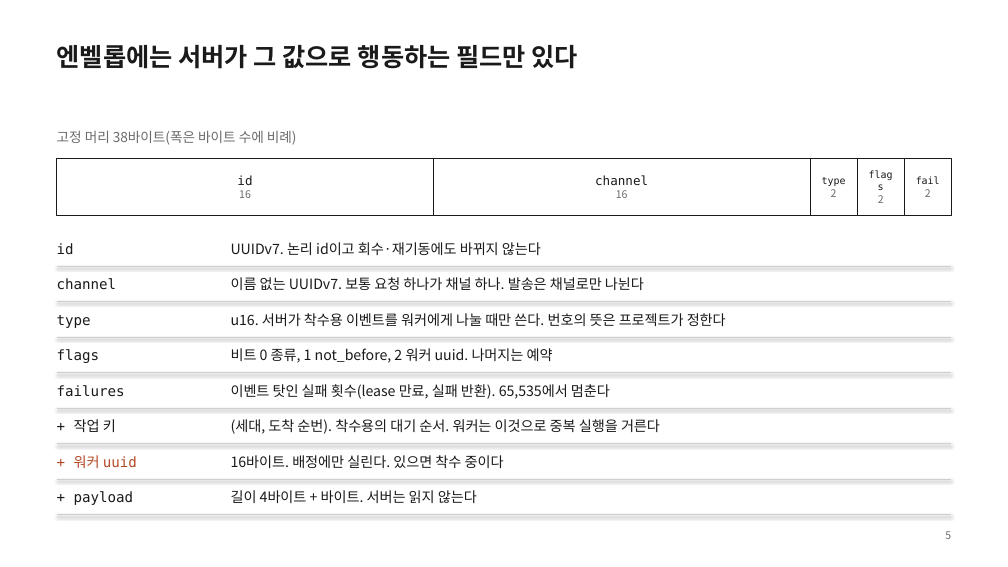
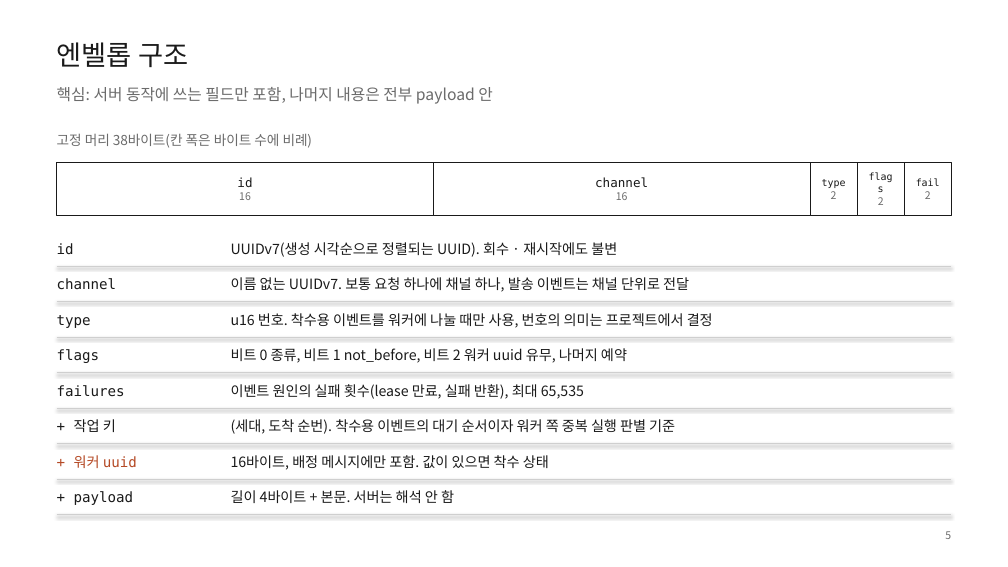
Before and after one commit to hikaMaeng/ruvent, a slide deck: slide 5 of docs/intro/ruvent-intro.pptx. Drawn at 1008x567 pixels with LibreOffice and Linux fonts; fonts in the diff are those of the drawing. Boxes give left, top, right and bottom in pixels: in the first picture for what was removed or moved away, otherwise in the second. Text is boxed around its words. In the diff, an @@ line names an element or a change of style, - is before the commit and + after.

```diff
--- a/docs/intro/ruvent-intro.pptx
+++ b/docs/intro/ruvent-intro.pptx
@@ text at [57, 42, 188, 67]: text changed; size 24 to 26 pt; bold off @@
-엔벨롭에는 서버가 그 값으로 행동하는 필드만 있다
+엔벨롭 구조
@@ text added at [57, 87, 492, 104], 15 pt, text #6B6B6B @@
+핵심: 서버 동작에 쓰는 필드만 포함, 나머지 내용은 전부 payload 안
@@ text at [57, 133, 313, 148]: text changed @@
-고정 머리 38바이트(폭은 바이트 수에 비례)
+고정 머리 38바이트(칸 폭은 바이트 수에 비례)
@@ rectangle "id": place and size @@
-rectangle "id" at [57, 159, 433, 216]
+rectangle "id" at [57, 163, 433, 216]
@@ rectangle "channel": place and size @@
-rectangle "channel" at [433, 159, 810, 216]
+rectangle "channel" at [433, 163, 810, 216]
@@ rectangle "type": place and size @@
-rectangle "type" at [810, 159, 857, 216]
+rectangle "type" at [810, 163, 857, 216]
@@ rectangle "flags": place and size @@
-rectangle "flags" at [858, 159, 904, 216]
+rectangle "flags" at [858, 163, 904, 216]
@@ rectangle "fail": place and size @@
-rectangle "fail" at [904, 159, 951, 216]
+rectangle "fail" at [904, 163, 951, 216]
@@ text at [231, 242, 617, 257]: text changed @@
-UUIDv7. 논리 id이고 회수·재기동에도 바뀌지 않는다
+UUIDv7(생성 시각순으로 정렬되는 UUID). 회수 · 재시작에도 불변
@@ text at [231, 277, 689, 292]: text changed @@
-이름 없는 UUIDv7. 보통 요청 하나가 채널 하나. 발송은 채널로만 나뉜다
+이름 없는 UUIDv7. 보통 요청 하나에 채널 하나, 발송 이벤트는 채널 단위로 전달
@@ text at [231, 313, 713, 328]: text changed @@
-u16. 서버가 착수용 이벤트를 워커에게 나눌 때만 쓴다. 번호의 뜻은 프로젝트가 정한다
+u16 번호. 착수용 이벤트를 워커에 나눌 때만 사용, 번호의 의미는 프로젝트에서 결정
@@ text at [231, 348, 627, 363]: text changed @@
-비트 0 종류, 1 not_before, 2 워커 uuid. 나머지는 예약
+비트 0 종류, 비트 1 not_before, 비트 2 워커 uuid 유무, 나머지 예약
@@ text at [231, 384, 584, 399]: text changed @@
-이벤트 탓인 실패 횟수(lease 만료, 실패 반환). 65,535에서 멈춘다
+이벤트 원인의 실패 횟수(lease 만료, 실패 반환), 최대 65,535
@@ text at [231, 419, 675, 434]: text changed @@
-(세대, 도착 순번). 착수용의 대기 순서. 워커는 이것으로 중복 실행을 거른다
+(세대, 도착 순번). 착수용 이벤트의 대기 순서이자 워커 쪽 중복 실행 판별 기준
@@ text at [231, 455, 549, 470]: text changed @@
-16바이트. 배정에만 실린다. 있으면 착수 중이다
+16바이트, 배정 메시지에만 포함. 값이 있으면 착수 상태
@@ text at [231, 490, 454, 503]: text changed @@
-길이 4바이트 + 바이트. 서버는 읽지 않는다
+길이 4바이트 + 본문. 서버는 해석 안 함
```
Also in this commit, not shown: 17 other slides changed, 2 other files.
